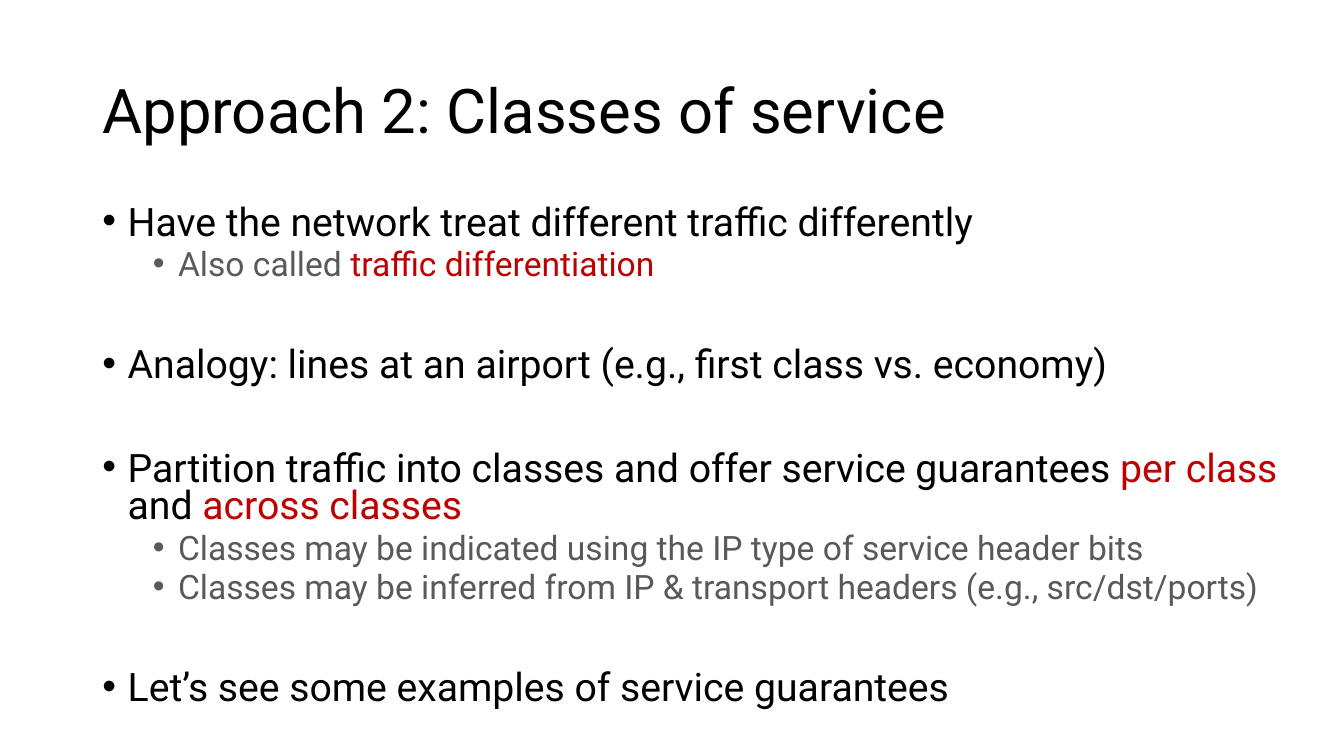
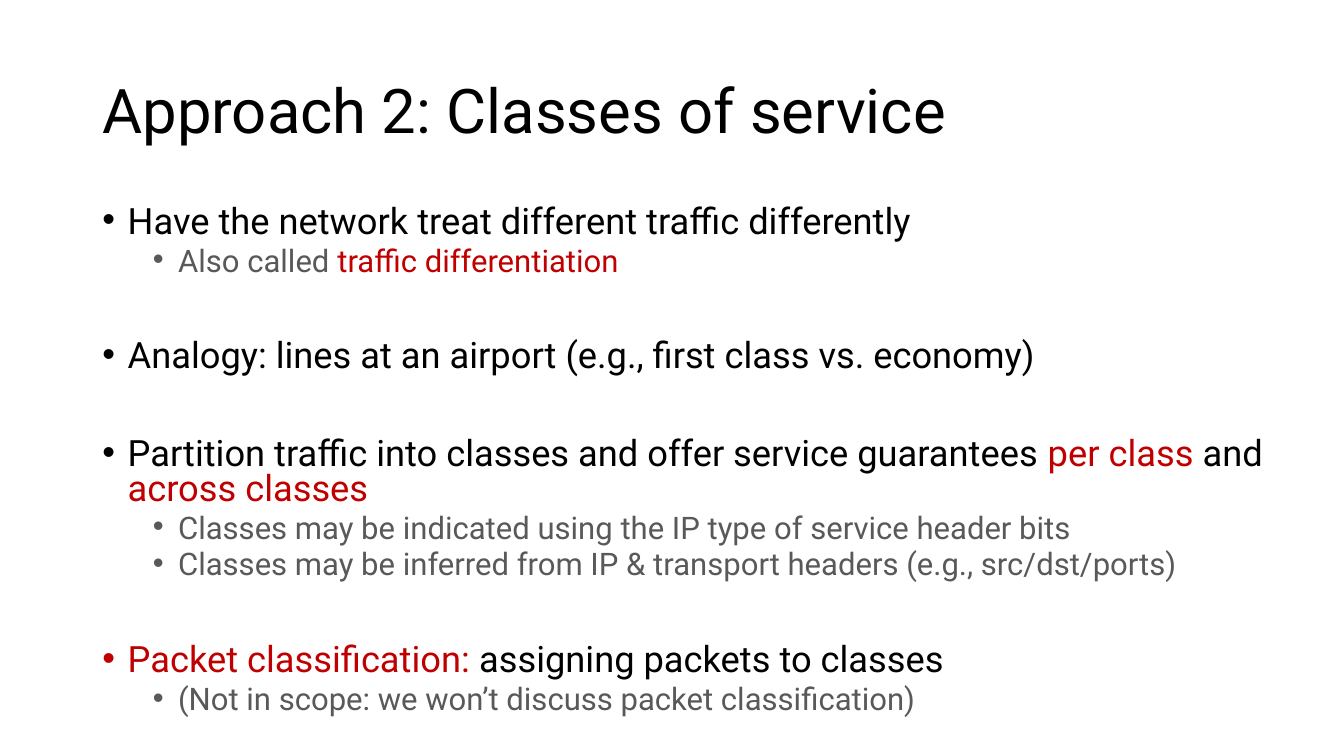
Before and after one commit to ngsrinivas/coursegen, a slide deck: slide 7 of ex/352-S21/staging/352-S21/lectures/network-qos.pptx. Drawn at 1344x756 pixels with LibreOffice and Linux fonts; fonts in the diff are those of the drawing. Boxes give left, top, right and bottom in pixels: in the first picture for what was removed or moved away, otherwise in the second. Text is boxed around its words. In the diff, an @@ line names an element or a change of style, - is before the commit and + after.

Commit message:
Add network QoS lecture

```diff
--- a/ex/352-S21/staging/352-S21/lectures/network-qos.pptx
+++ b/ex/352-S21/staging/352-S21/lectures/network-qos.pptx
@@ text at [128, 206, 1263, 582]: size 28 to 25.9 pt in "Have the network treat different traffic differently", "Analogy: lines at an airport (e.g., first ...", "Partition traffic into classes and offer service ..."; size 24 to 22.2 pt in "Also called traffic differentiation", "Classes may be indicated using the IP ...", "Classes may be inferred from IP & ..." @@
@@ text at [128, 644, 944, 717]: text changed; size 28 to 22.2 pt; text colour #000000 to #595959 @@
-• Let’s see some examples of service guarantees
+• Packet classification: assigning packets to classes
+  • (Not in scope: we won’t discuss packet classification)
```
Also in this commit, not shown: 14 other slides changed, 11 slides added, 9 slides removed, 1 other file.
